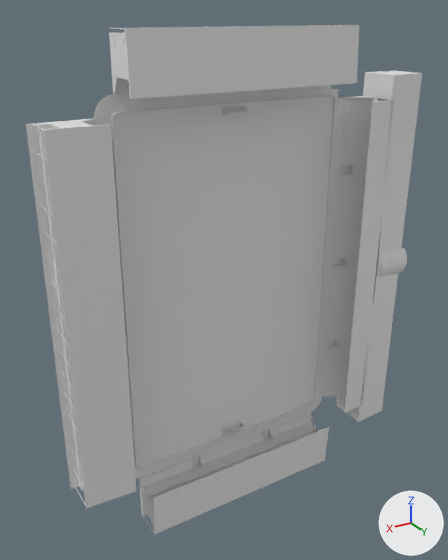
One commit to the FBX model art_project/LeighSportsVillage/LSV_Stadium/NA_LSVStadium_Base.fbx: the scene before it, then after it.
One viewpoint serves both versions: a camera (50 mm lens) standing at (9632.0, 15143.0, 7841.0) and looking at (622.0, 127.0, 332.0). Lighting does not change. The marker at lower right points along +X, +Y and +Z. The first picture is the older version. Vertices at exactly the same position are counted once.

Names of what the first picture shows: 'NA_LSVStadium_Base'.
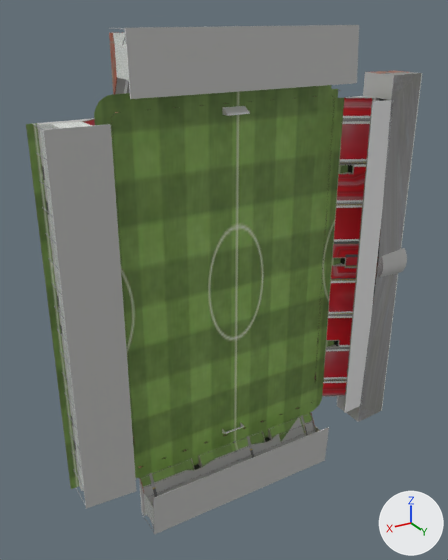
What differs and where, as boxes (x1, y1, x2, y2) in the pictures (448 x 560 px):
'NA_LSVStadium_Base', surface changed (darker)
    both: (26, 25, 422, 534)

The edits, one by one:
Picture 'NA_LSVStadium_Base_BaseColorMap.png' (img_na_lsvstadium_base_basecolormap_png) is new.
In material 'Base' (mat_base), base_color is no longer (0.8, 0.8, 0.8), white #e7e7e7.
In material 'Base' (mat_base), texture is now set to img_na_lsvstadium_base_basecolormap_png, with its transparency.
me_na_lsvstadium_base has 7454 vertices, 16645 faces and spans x -5974.0..5974.0, y 0.0..1332.0, z -7541.0..7541.0.
me_na_lsvstadium_base is used by ob_na_lsvstadium_base; location (0.0, 0.0, 0.0).
me_na_lsvstadium_base part 1: texture (UV) coordinates changed.
